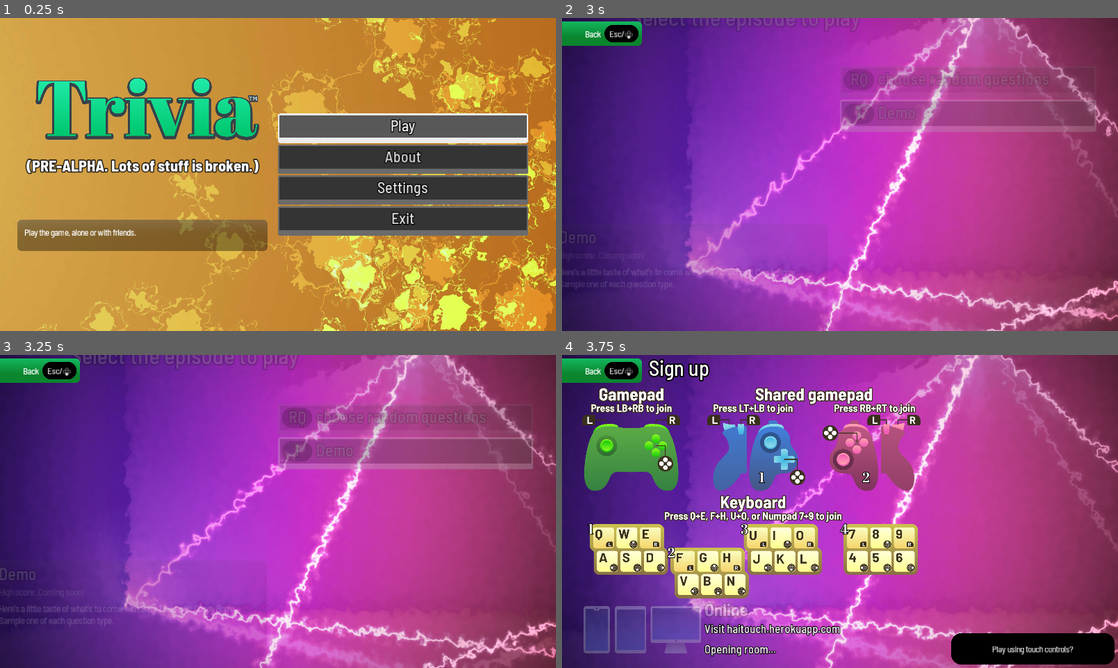
Above: before the commit, frames 1-4 (two rows, left to right).
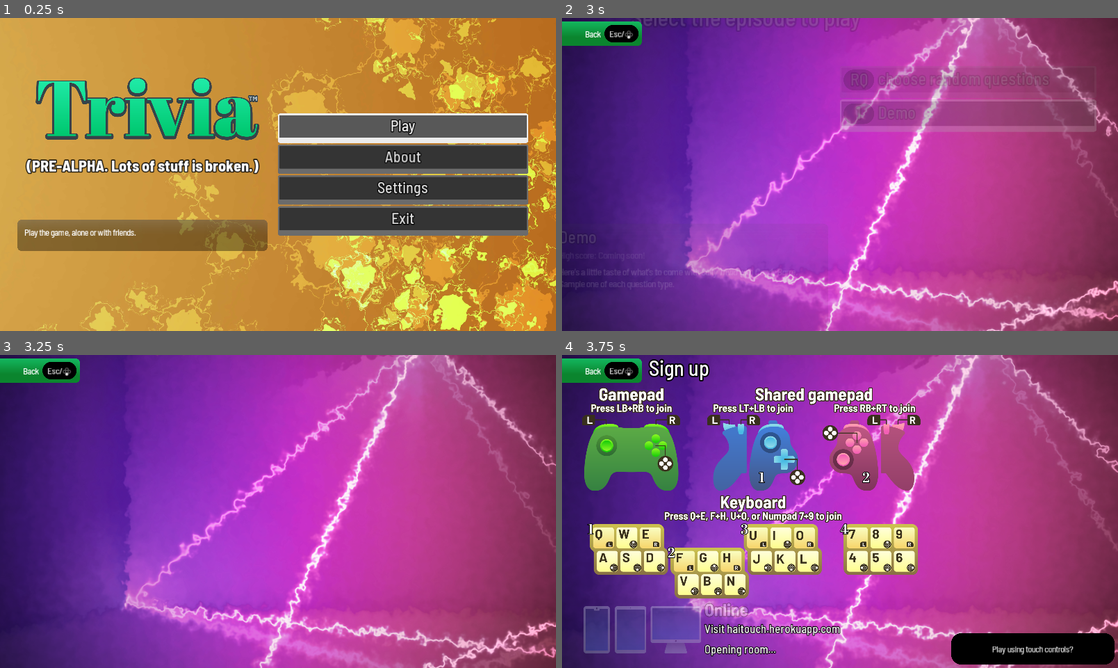
Above: after the commit, the same moments.

Repository: JapanYoshi/salty
Game: Godot game, scene res://Title.tscn
The game is run twice, just before and just after one commit, with the same random seed, the same clock (stepped at 60 frames per second) and the same inputs. Sound files missing from this copy of the repository are replaced by a short silence.
Inputs (mouse positions are in pixels of both pictures, inside the frame that each line leads up to):
- Up to frame 1 (0.25 s): no input
- Up to frame 2 (3 s): click "Play" at 0.5 s; click (956, 89) at 1.25 s; click (956, 121) at 2 s; tap Enter (ui_accept) at 2.75 s; move the mouse to (962, 158) at 2.77 s; hold Right (ui_right) from 2.78 s (still down); hold U (signup2) from 2.78 s (still down); click (962, 158) at 2.92 s
- Up to frame 3 (3.25 s): keep holding Right (ui_right); keep holding U (signup2); tap Enter (ui_accept) at 3.02 s
- Up to frame 4 (3.75 s): tap Enter (ui_accept) at 3.5 s; move the mouse to (728, 527) at 3.52 s; release Right (ui_right) at 3.53 s; release U (signup2) at 3.53 s; hold Down (ui_down) from 3.53 s (still down); tap O (signup2b) at 3.6 s

Frames 1-2 are identical in both runs. In frame 3, 7.9% of the frame differs, in the area x 0-96%, y 0-87%; in frame 4, nothing differs.

Commit message:
fix multiple episode confirms bug

Diff:
--- a/Episodes.gd
+++ b/Episodes.gd
@@ -10,6 +10,7 @@
 var selected_now = ""
 var first = "RQ"
 var last = "RQ"
+var disable_controls = false
 
 # Called when the node enters the scene tree for the first time.
 func _ready():
@@ -54,7 +55,7 @@
 			ep_scroller.get_parent().set_v_scroll(1 << 15)
 
 func _input(event):
-	var focus_index = get_focus_owner().get_index()
+	var focus_index = ep_scroller.get_focus_owner().get_index()
 	if event.is_action_pressed("ui_down"):
 		accept_event()
 		var child = ep_scroller.get_child(focus_index+1)
@@ -82,11 +83,14 @@
 		accept_event()
 
 func _on_Option_pressed():
+	if disable_controls: return
 	if selected_now == get_focus_owner().name:
 		if eps[selected_now].has('locked') and eps[selected_now].locked:
 			S.play_sfx("menu_fail")
 		else:
+			disable_controls = true
 			S.play_sfx("menu_confirm")
+			release_focus()
 			get_parent().load_episode(selected_now)
 	else:
 		focus_shifted(get_focus_owner().name)
